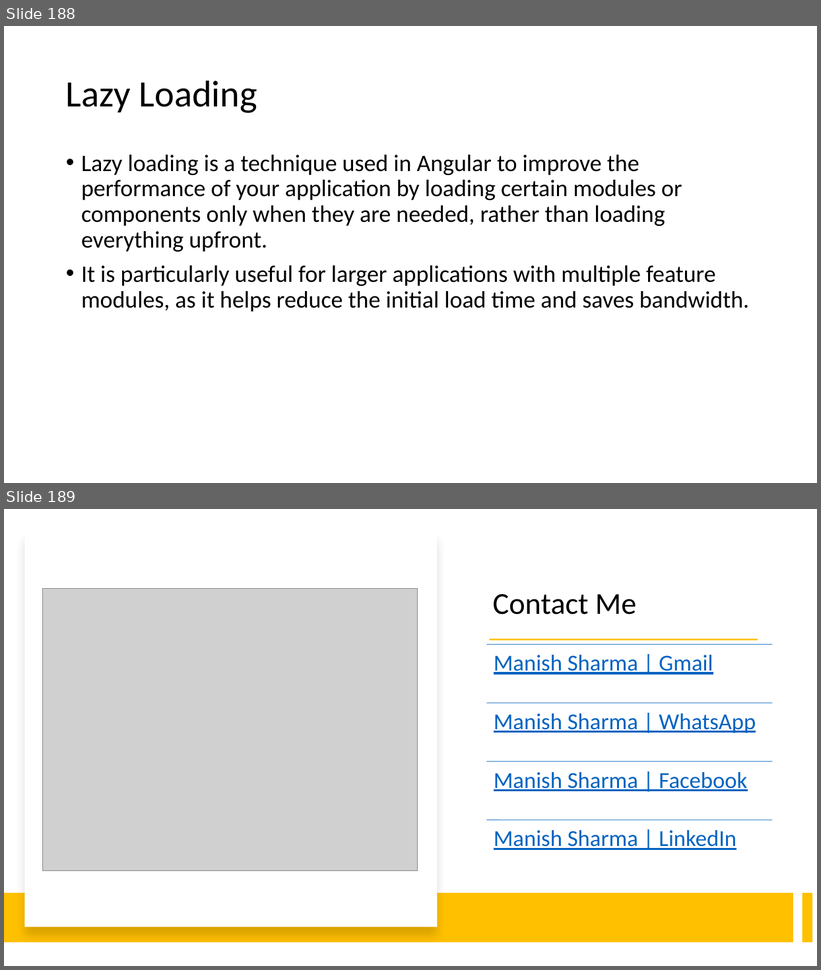
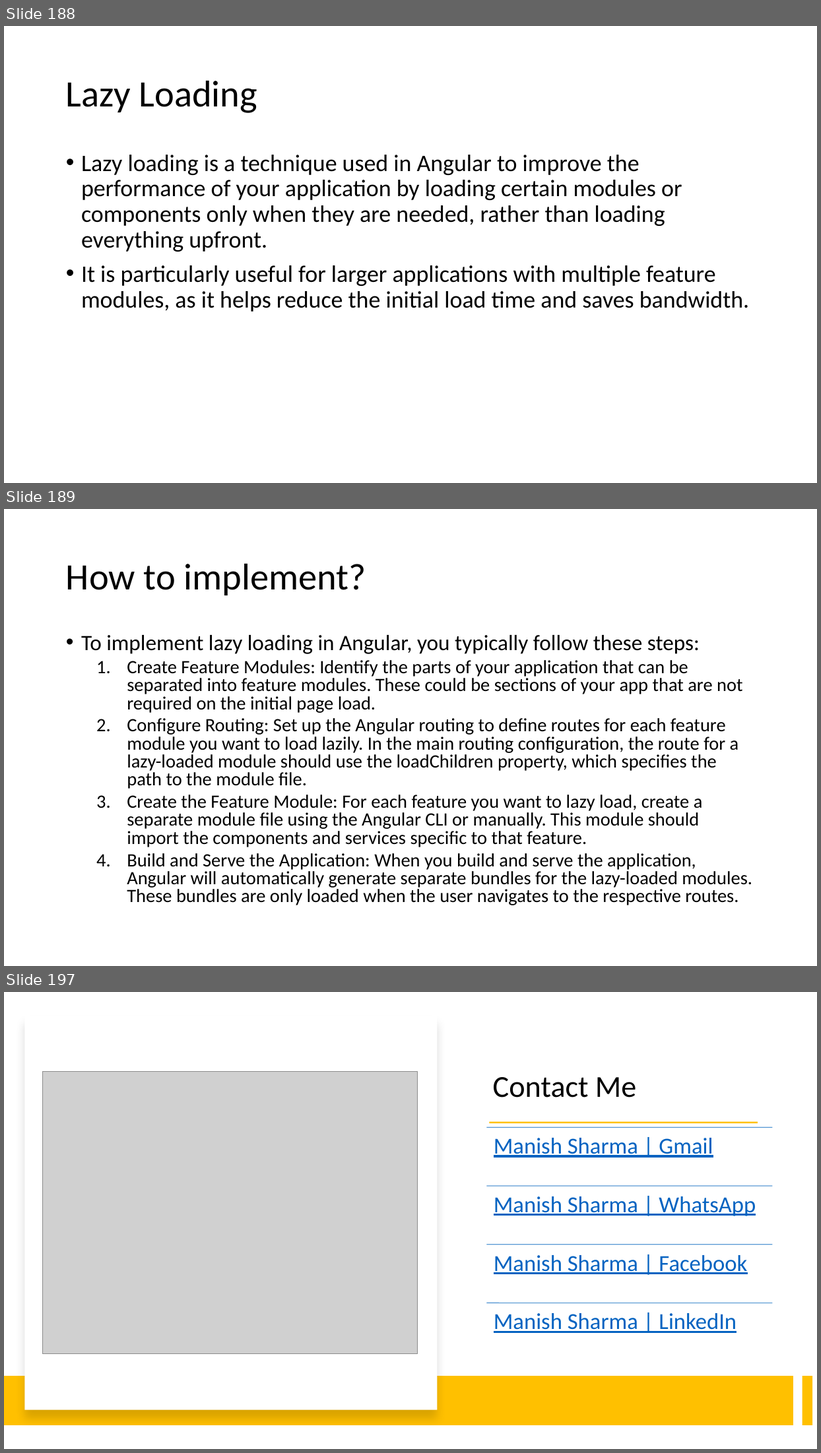
Before and after one commit to explore-with-manish/BFL_Byte_Jul23, a slide deck: Ng-Byte.pptx. Shown one above the other, each under a label of ours: slides 188 and 189 before the commit, slides 188, 189 and 197 after it; the slides between them are not shown. The pictures are 821x970 and 821x1453 pixels, drawn with LibreOffice and Linux fonts; fonts in the diff are those of the drawing; grey boxes stand for pictures. Boxes give left, top, right and bottom in pixels: in the first picture for what was removed or moved away, otherwise in the second. Text is boxed around its words. In the diff, an @@ line names an element or a change of style, - is before the commit and + after.

```diff
--- a/Ng-Byte.pptx
+++ b/Ng-Byte.pptx
@@ slide 189 added at box(4, 509, 817, 966), background #FFFFFF @@
@@ title added at box(66, 563, 366, 595), 44 pt, text #000000 @@
+How to implement?
@@ text added at box(81, 635, 752, 906), 22.2 pt, text #000000 @@
+• To implement lazy loading in Angular, you typically follow these steps:
+  1. Create Feature Modules: Identify the parts of your application that can be separated into feature modules. These could be sections of your app that are not required on the initial page load.
+  2. Configure Routing: Set up the Angular routing to define routes for each feature module you want to load lazily. In the main routing configuration, the route for a lazy-loaded module should use the loadChildren property, which specifies the path to the module file.
+  3. Create the Feature Module: For each feature you want to lazy load, create a separate module file using the Angular CLI or manually. This module should import the components and services specific to that feature.
+  4. Build and Serve the Application: When you build and serve the application, Angular will automatically generate separate bundles for the lazy-loaded modules. These bundles are only loaded when the user navigates to the respective routes.
@@ what was slide 189 is now slide 197 @@
```
Also in this commit, not shown: 7 other slides added, 2 other files.
